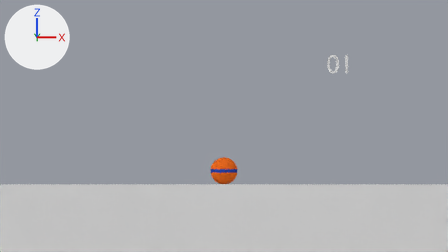
The Blender file stretch  ball bounce.blend: old version first, new version second.
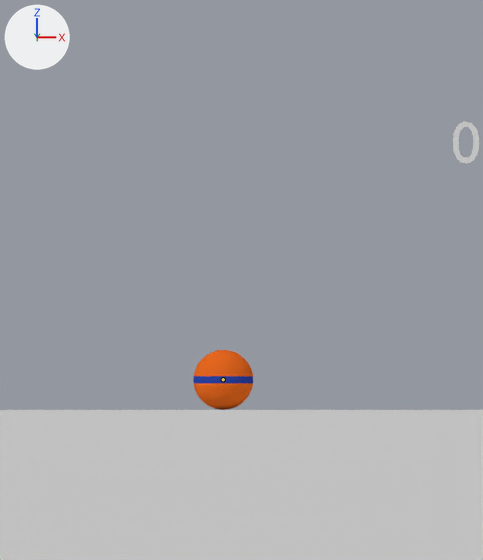
There are two pictures of each version: one from the file's camera 'Camera.001', one close up on the part from 28% to 76% of the width and 0% to 100% of the height. Arrows for +X, +Y and +Z are at upper left; the lights stay in place. The bones that bend it are drawn over the model as lines in the close-ups. Text is drawn in Blender's own font.

Objects in the first close-up: 'Ball_1_stripe', 'Cube', 'Text'.
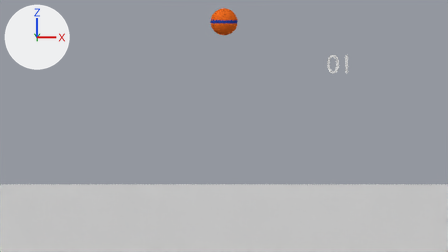
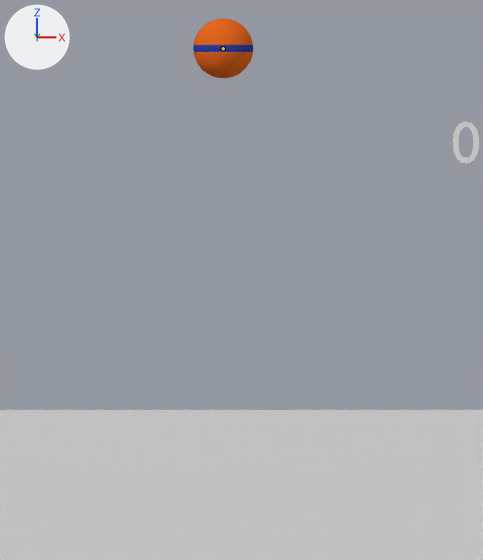
The newer file adds an action. The first version stands in its rest pose; the second is drawn at frame 1 of the action 'MultiBall_rigAction'.

What the commit changed:
Bone 'Body' (bone_body) moves from (0.0, 0.0, 0.0) to (0.0, 0.0, 5.523).

Boxes [x1, y1, x2, y2] around the edits, measured in the close-ups (483 x 560 px):
'Ball_1_stripe', posed
    before: [193, 350, 253, 410]
    after: [193, 18, 253, 78]
